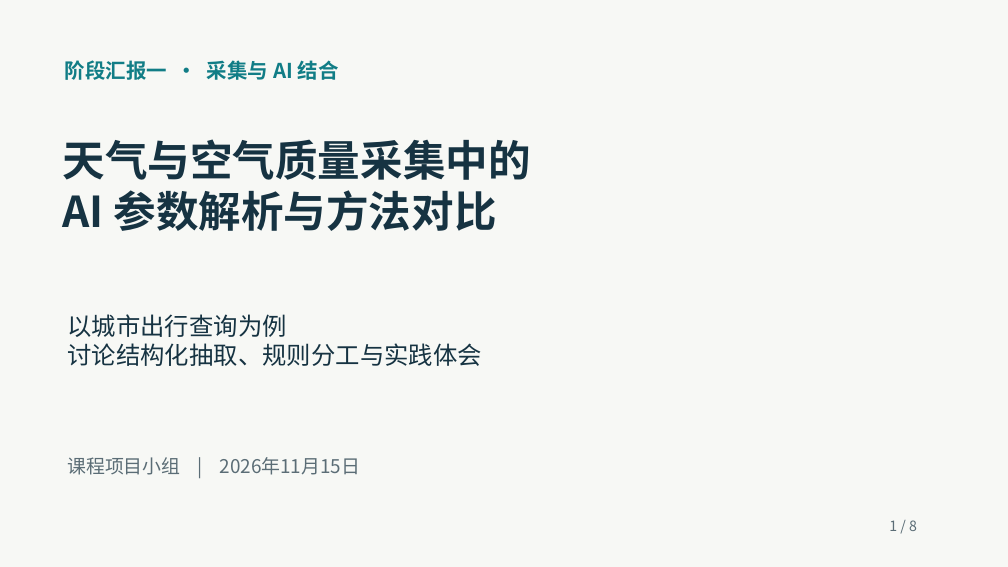
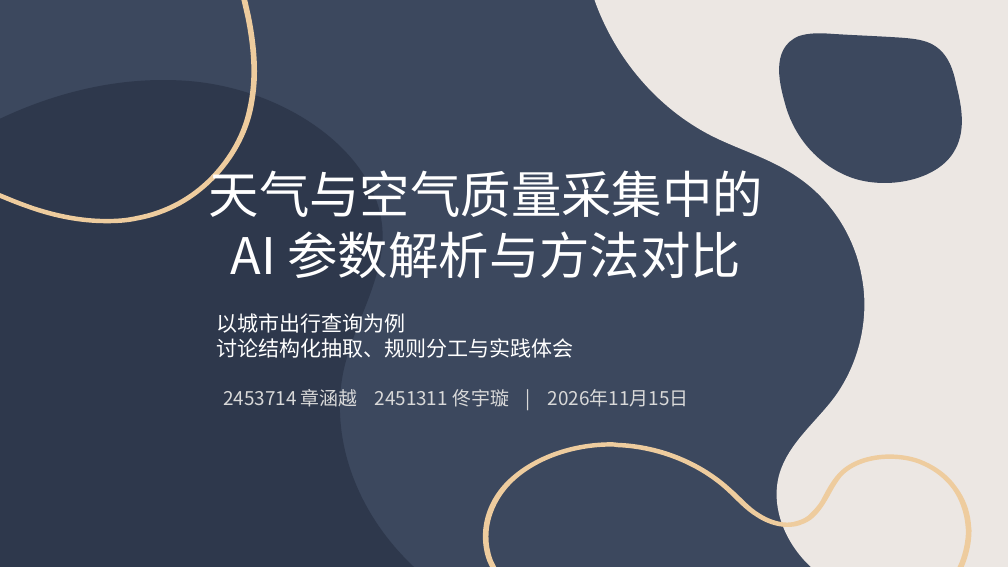
Before and after one commit to tyx-nikki/weather-aqi-assistant, a slide deck: slide 1 of docs/stage-one/stage-one-presentation.pptx. Drawn at 1008x567 pixels with LibreOffice and Linux fonts; fonts in the diff are those of the drawing. Boxes give left, top, right and bottom in pixels: in the first picture for what was removed or moved away, otherwise in the second. Text is boxed around its words. In the diff, an @@ line names an element or a change of style, - is before the commit and + after.

```diff
--- a/docs/stage-one/stage-one-presentation.pptx
+++ b/docs/stage-one/stage-one-presentation.pptx
@@ background #F7F8F5 to #FFFFFF @@
@@ rectangle added at <box>0,0,1008,567</box>, fill #ECE7E3 @@
@@ rectangle added at <box>0,0,1008,567</box>, fill #3C485E @@
@@ freeform shape added at <box>0,0,257,223</box>, fill #EECC9E @@
@@ freeform shape added at <box>595,0,1008,567</box>, fill #ECE7E3 @@
@@ freeform shape added at <box>769,33,967,189</box>, fill #3C485E @@
@@ freeform shape added at <box>0,77,414,567</box>, fill #2E384C @@
@@ text removed at <box>65,60,339,80</box> @@
-阶段汇报一 · 采集与 AI 结合
@@ text "天气与空气质量采集中的": place and size @@
-text "天气与空气质量采集中的" at <box>63,139,531,231</box>
+text "天气与空气质量采集中的" at <box>209,162,763,278</box>
@@ text "天气与空气质量采集中的" at <box>209,162,763,278</box>: size 40.5 to 48 pt, text colour #163342 to #FFFFFF, bold off; alignment left to centre @@
@@ text "以城市出行查询为例": place and size @@
-text "以城市出行查询为例" at <box>67,314,482,366</box>
+text "以城市出行查询为例" at <box>216,313,574,358</box>
@@ text "以城市出行查询为例" at <box>216,313,574,358</box>: size 23.2 to 20 pt, text colour #163342 to #FFFFFF @@
@@ text added at <box>223,389,689,407</box>, 18 pt, text #D9D9D9 @@
+2453714 章涵越 2451311 佟宇璇 | 2026年11月15日
@@ freeform shape added at <box>483,442,971,567</box>, fill #EECC9E @@
@@ text removed at <box>67,457,361,475</box> @@
-课程项目小组 | 2026年11月15日
@@ text removed at <box>889,520,917,531</box> @@
-1 / 8
```
Also in this commit, not shown: 7 other slides changed, 1 other file.
